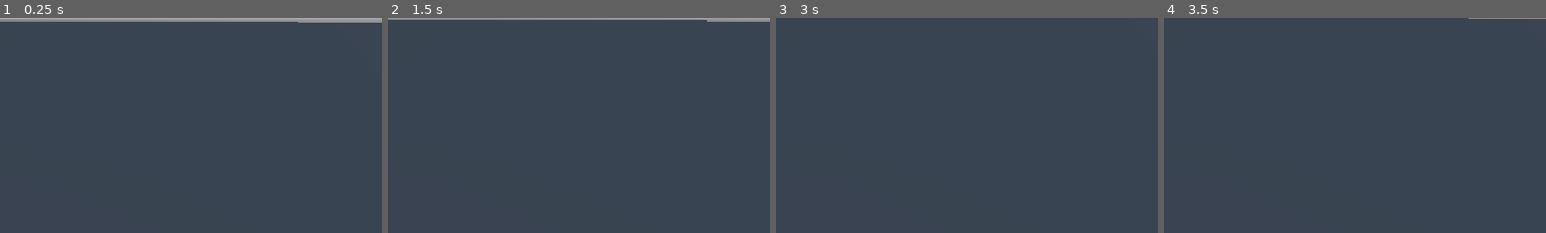
Above: before the commit, frames 1-4 (left to right).
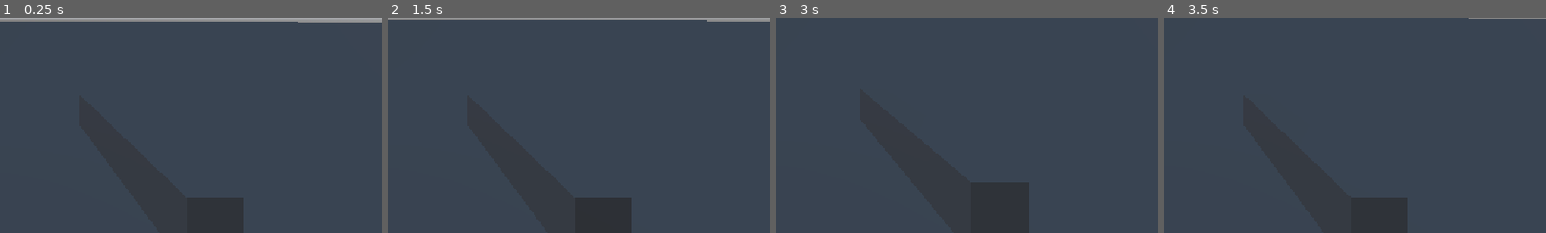
Above: after the commit, the same moments.

Repository: CodeCastersD20/Armagedon_CodeCasters
Game: Godot game, scene res://scenes/main.tscn
The game is run twice, just before and just after one commit, with the same random seed, the same clock (stepped at 60 frames per second) and the same inputs.
Inputs (mouse positions are % of the whole screen's width and height, from its top left):
- Up to frame 1 (0.25 s): no input
- Up to frame 2 (1.5 s): tap Enter at 0.5 s; move the mouse to (55, 50) at 0.52 s; hold W (move_forward) from 0.53 s (still down); tap Space (jump) at 0.77, 1.25 s; move the mouse to (45, 50) at 1.27 s
- Up to frame 3 (3 s): keep holding W (move_forward); tap Space (jump) at 1.52 s; tap Enter at 2 s; move the mouse to (52, 48) at 2.02 s; move the mouse to (49, 52) at 2.77 s
- Up to frame 4 (3.5 s): keep holding W (move_forward); tap Space (jump) at 3.02 s
The pictures show only the part of the screen within x 50-100%, y 50-100%; the shares and areas given below are measured in that part.

The runs differ from the first frame. In frame 1, 0.9% of the frame differs, in the area x 49-64%, y 83-97%; in frame 2, 2.4%, in the area x 49-64%, y 83-100%; in frame 3, 1.9%; in frame 4, 0.5%.

Commit message:
feat(player): añade weapon bob con intensidad configurable y arma sin clipping
WeaponHolder bajo la cámara balancea el arma al moverse y la devuelve al reposo al parar. Los valores viven en data/weapon_bob_stats.tres. Dos rayos retroceden el arma si hay una pared delante. Arma provisional (caja) hasta importar brazos (#39).

Diff:
--- /dev/null
+++ b/armagedon/data/weapon_bob_stats.tres
@@ -0,0 +1,6 @@
+[gd_resource type="Resource" script_class="WeaponBobStats" format=3]
+
+[ext_resource type="Script" uid="uid://blw2g3vy2jusu" path="res://scripts/weapon_bob_stats.gd" id="1_bobstats"]
+
+[resource]
+script = ExtResource("1_bobstats")
--- a/armagedon/scenes/Player/player.tscn
+++ b/armagedon/scenes/Player/player.tscn
@@ -1,11 +1,16 @@
 [gd_scene format=3 uid="uid://c7gojarrgqvgl"]
 
 [ext_resource type="Script" uid="uid://bkpranon87p1x" path="res://scripts/player.gd" id="1_1kbk7"]
-[ext_resource type="Resource" path="res://data/player_stats.tres" id="2_gqjuk"]
+[ext_resource type="Resource" uid="uid://b52lr3pe5h3mm" path="res://data/player_stats.tres" id="2_gqjuk"]
+[ext_resource type="Script" uid="uid://cgwbqawqxlxe2" path="res://scripts/weapon_bob.gd" id="3_bob"]
+[ext_resource type="Resource" path="res://data/weapon_bob_stats.tres" id="4_bobstats"]
 
 [sub_resource type="CapsuleShape3D" id="CapsuleShape3D_body"]
 radius = 0.35
 height = 1.8
+
+[sub_resource type="BoxMesh" id="BoxMesh_c4h5g"]
+size = Vector3(0.08, 0.1, 0.4)
 
 [node name="Player" type="CharacterBody3D" unique_id=1210332556]
 collision_mask = 2
@@ -22,3 +27,12 @@
 [node name="Camera3D" type="Camera3D" parent="Head" unique_id=1613511806]
 current = true
 fov = 90.0
+
+[node name="WeaponHolder" type="Node3D" parent="Head/Camera3D" unique_id=1630587073 node_paths=PackedStringArray("player")]
+transform = Transform3D(1, 0, 0, 0, 1, 0, 0, 0, 1, 0.3, -0.3, -0.5)
+script = ExtResource("3_bob")
+bob_stats = ExtResource("4_bobstats")
+player = NodePath("../../..")
+
+[node name="WeaponMesh" type="MeshInstance3D" parent="Head/Camera3D/WeaponHolder" unique_id=1631692073]
+mesh = SubResource("BoxMesh_c4h5g")
--- /dev/null
+++ b/armagedon/scripts/weapon_bob.gd
@@ -0,0 +1,49 @@
+class_name WeaponBob
+extends Node3D
+## Balanceo del arma: se mueve al caminar, vuelve al reposo al parar
+## y retrocede si hay una pared delante para no atravesarla.
+
+@export var player: Player
+@export var bob_stats: WeaponBobStats
+
+var _rest_position: Vector3
+var _time: float = 0.0
+var _wall_push: float = 0.0
+var _applied_push: float = 0.0
+
+@onready var _camera: Node3D = get_parent()
+
+
+func _ready() -> void:
+	_rest_position = position
+
+
+func _physics_process(_delta: float) -> void:
+	# Un rayo por el centro de la cámara y otro por el lado donde cuelga el arma.
+	_wall_push = maxf(_push_from(Vector3.ZERO), _push_from(Vector3(_rest_position.x, _rest_position.y, 0.0)))
+
+
+## Cuánto debe retroceder el arma según la pared que hay delante de `local_origin` (en espacio de la cámara).
+func _push_from(local_origin: Vector3) -> float:
+	var from: Vector3 = _camera.to_global(local_origin)
+	var to: Vector3 = from - _camera.global_basis.z * bob_stats.weapon_reach
+	var query := PhysicsRayQueryParameters3D.create(from, to, player.collision_mask, [player.get_rid()])
+	var hit: Dictionary = get_world_3d().direct_space_state.intersect_ray(query)
+	if hit.is_empty():
+		return 0.0
+	return bob_stats.weapon_reach - from.distance_to(hit.position)
+
+
+func _process(delta: float) -> void:
+	var speed: float = Vector2(player.velocity.x, player.velocity.z).length()
+	var target := Vector2(_rest_position.x, _rest_position.y)
+	var weight: float = bob_stats.return_speed
+	if player.is_on_floor() and speed > 0.1:
+		var intensity: float = speed / player.stats.move_speed
+		_time += delta * bob_stats.frequency * intensity
+		target += Vector2(cos(_time * 0.5) * 0.5, sin(_time)) * bob_stats.amplitude
+		weight = bob_stats.smoothing
+	var xy := Vector2(position.x, position.y).lerp(target, weight * delta)
+	# Al acercarse a una pared el arma retrocede al instante; al alejarse vuelve suave.
+	_applied_push = maxf(_wall_push, lerpf(_applied_push, _wall_push, bob_stats.return_speed * delta))
+	position = Vector3(xy.x, xy.y, _rest_position.z + _applied_push)
--- /dev/null
+++ b/armagedon/scripts/weapon_bob_stats.gd
@@ -0,0 +1,11 @@
+class_name WeaponBobStats
+extends Resource
+## Valores del balanceo del arma. Se editan en data/weapon_bob_stats.tres.
+
+# TODO(GDD): intensidad y frecuencia no están definidas; ajustar en playtest.
+@export var amplitude: float = 0.03
+@export var frequency: float = 10.0
+@export var smoothing: float = 12.0
+@export var return_speed: float = 8.0
+## Distancia de la cámara a la punta del arma en reposo. Si hay pared más cerca, el arma retrocede.
+@export var weapon_reach: float = 0.7
Not shown, added: armagedon/scripts/weapon_bob.gd.uid
Not shown, added: armagedon/scripts/weapon_bob_stats.gd.uid
